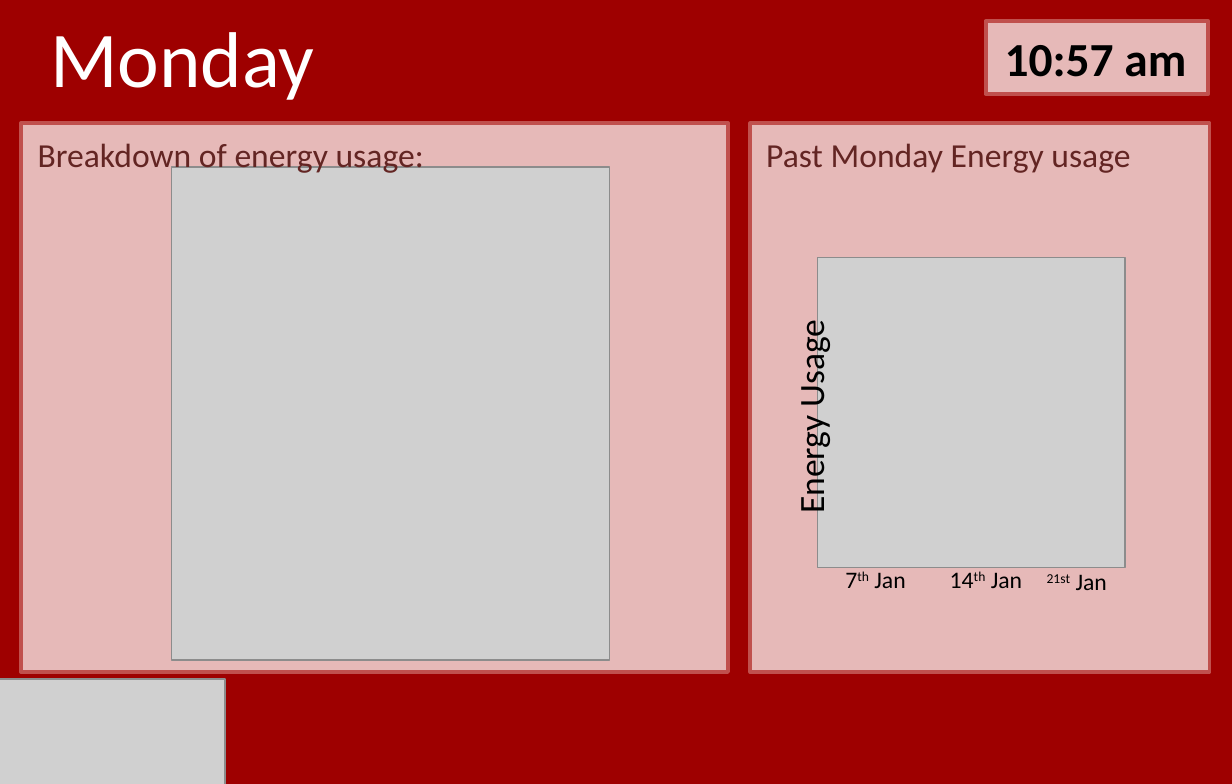
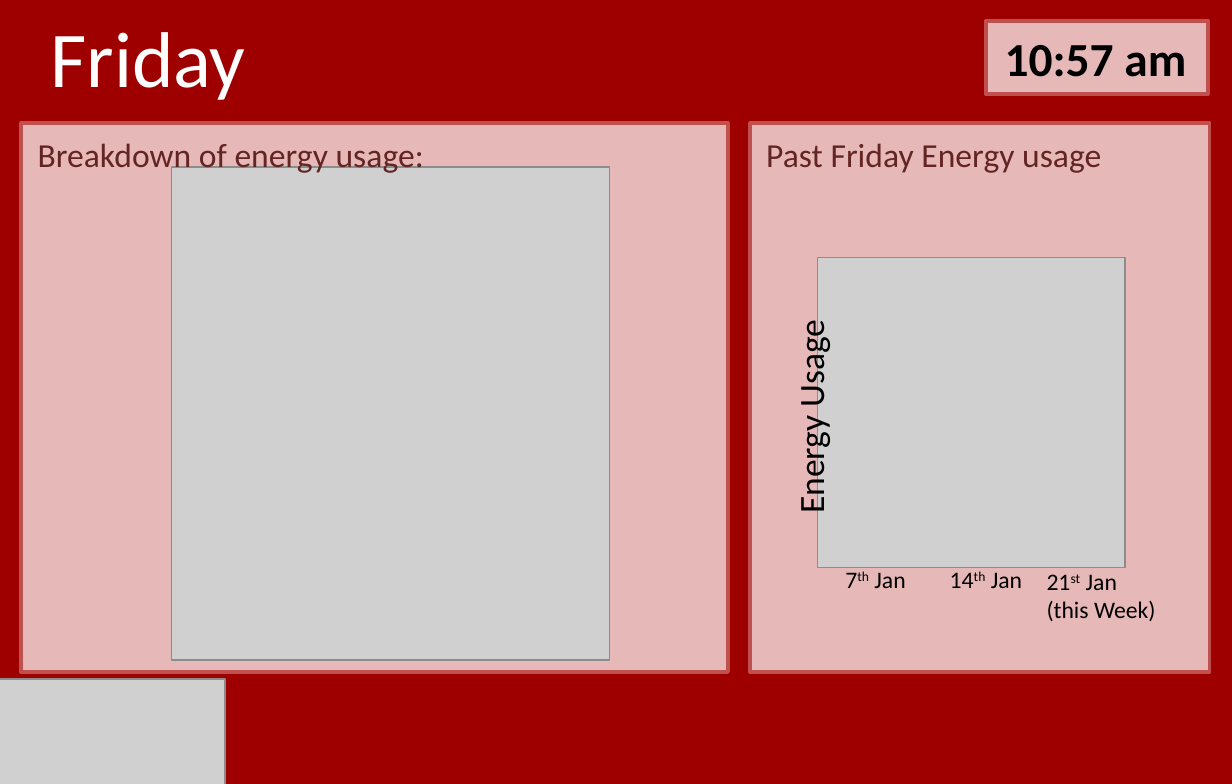
Before and after one commit to Gordo851/Design, a slide deck: slide 10 of story_board_buttonAction2.pptx. Drawn at 1232x784 pixels with LibreOffice and Linux fonts; fonts in the diff are those of the drawing; grey boxes stand for pictures. Boxes give left, top, right and bottom in pixels: in the first picture for what was removed or moved away, otherwise in the second. Text is boxed around its words. In the diff, an @@ line names an element or a change of style, - is before the commit and + after.

```diff
--- a/story_board_buttonAction2.pptx
+++ b/story_board_buttonAction2.pptx
@@ text at [50,32,245,100]: text changed @@
-Monday
+Friday
@@ text at [766,143,1101,173]: text changed @@
-Past Monday Energy usage
+Past Friday Energy usage
@@ text at [1086,574,1117,590]: now on the baseline in "21st" @@
@@ text at [1047,601,1156,621]: paragraph added @@
+(this Week)
```
Also in this commit, not shown: 1 other slide changed.
